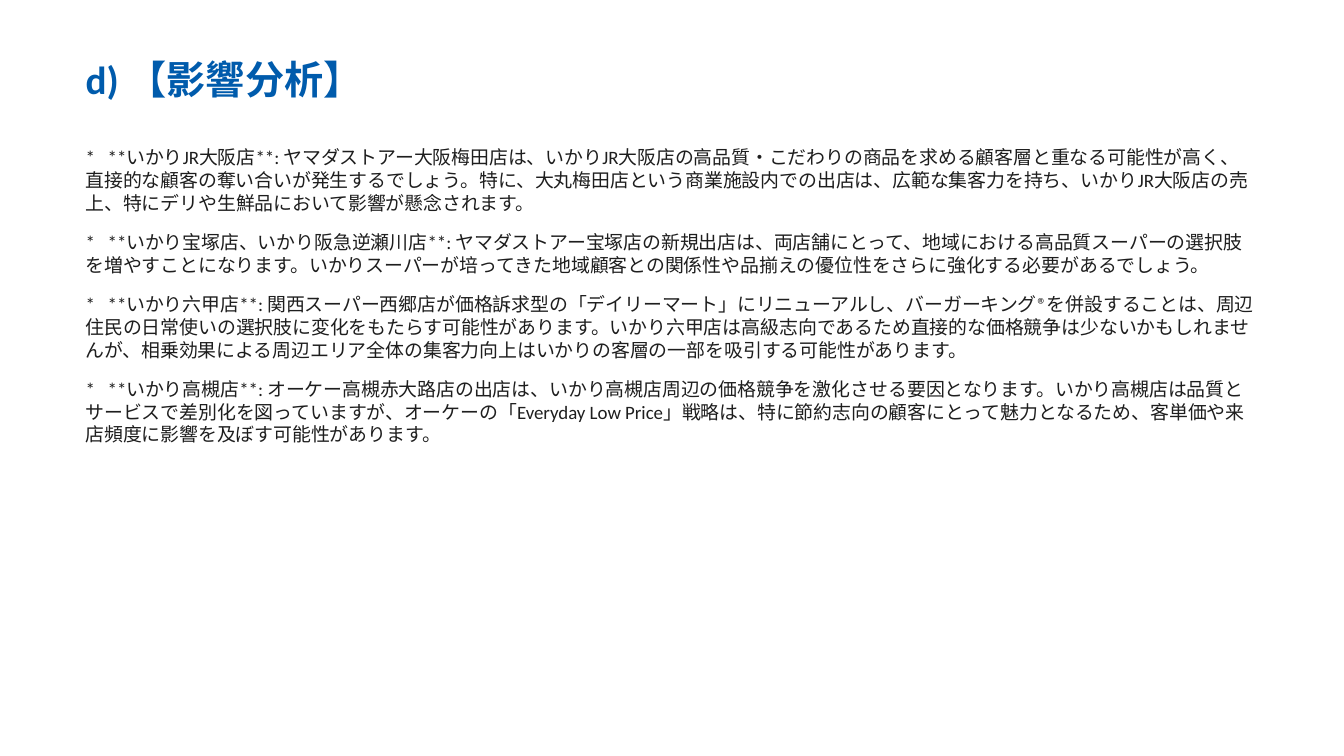
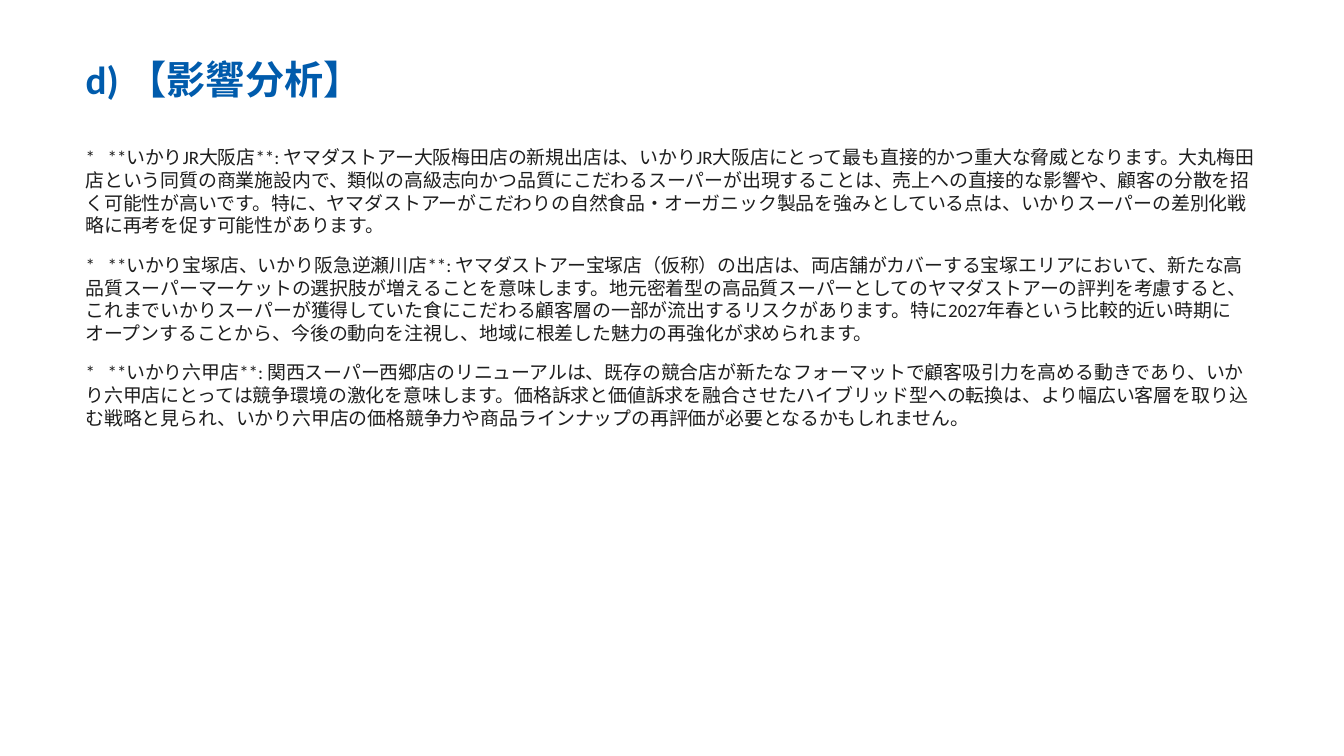
Before and after one commit to yutatbgt-bit/Competitive-research, a slide deck: slide 5 of report/2026_06_28_competitive_report_within_2km.pptx. Drawn at 1344x756 pixels with LibreOffice and Linux fonts; fonts in the diff are those of the drawing. Boxes give left, top, right and bottom in pixels: in the first picture for what was removed or moved away, otherwise in the second. Text is boxed around its words. In the diff, an @@ line names an element or a change of style, - is before the commit and + after.

```diff
--- a/report/2026_06_28_competitive_report_within_2km.pptx
+++ b/report/2026_06_28_competitive_report_within_2km.pptx
@@ text at box(86, 148, 1255, 427): text changed @@
-* **いかりJR大阪店**: ヤマダストアー大阪梅田店は、いかりJR大阪店の高品質・こだわりの商品を求める顧客層と重なる可能性が高く、直接的な顧客の奪い合いが発生するでしょう。特に、大丸梅田店という商業施設内での出店は、広範な集客力を持ち、いかりJR大阪店の売上、特にデリや生鮮品において影響が懸念されます。
-* **いかり宝塚店、いかり阪急逆瀬川店**: ヤマダストアー宝塚店の新規出店は、両店舗にとって、地域における高品質スーパーの選択肢を増やすことになります。いかりスーパーが培ってきた地域顧客との関係性や品揃えの優位性をさらに強化する必要があるでしょう。
-* **いかり六甲店**: 関西スーパー西郷店が価格訴求型の「デイリーマート」にリニューアルし、バーガーキング®を併設することは、周辺住民の日常使いの選択肢に変化をもたらす可能性があります。いかり六甲店は高級志向であるため直接的な価格競争は少ないかもしれませんが、相乗効果による周辺エリア全体の集客力向上はいかりの客層の一部を吸引する可能性があります。
-* **いかり高槻店**: オーケー高槻赤大路店の出店は、いかり高槻店周辺の価格競争を激化させる要因となります。いかり高槻店は品質とサービスで差別化を図っていますが、オーケーの「Everyday Low Price」戦略は、特に節約志向の顧客にとって魅力となるため、客単価や来店頻度に影響を及ぼす可能性があります。
+* **いかりJR大阪店**: ヤマダストアー大阪梅田店の新規出店は、いかりJR大阪店にとって最も直接的かつ重大な脅威となります。大丸梅田店という同質の商業施設内で、類似の高級志向かつ品質にこだわるスーパーが出現することは、売上への直接的な影響や、顧客の分散を招く可能性が高いです。特に、ヤマダストアーがこだわりの自然食品・オーガニック製品を強みとしている点は、いかりスーパーの差別化戦略に再考を促す可能性があります。
+* **いかり宝塚店、いかり阪急逆瀬川店**: ヤマダストアー宝塚店（仮称）の出店は、両店舗がカバーする宝塚エリアにおいて、新たな高品質スーパーマーケットの選択肢が増えることを意味します。地元密着型の高品質スーパーとしてのヤマダストアーの評判を考慮すると、これまでいかりスーパーが獲得していた食にこだわる顧客層の一部が流出するリスクがあります。特に2027年春という比較的近い時期にオープンすることから、今後の動向を注視し、地域に根差した魅力の再強化が求められます。
+* **いかり六甲店**: 関西スーパー西郷店のリニューアルは、既存の競合店が新たなフォーマットで顧客吸引力を高める動きであり、いかり六甲店にとっては競争環境の激化を意味します。価格訴求と価値訴求を融合させたハイブリッド型への転換は、より幅広い客層を取り込む戦略と見られ、いかり六甲店の価格競争力や商品ラインナップの再評価が必要となるかもしれません。
```
Also in this commit, not shown: 4 other slides changed, 7 other files.
